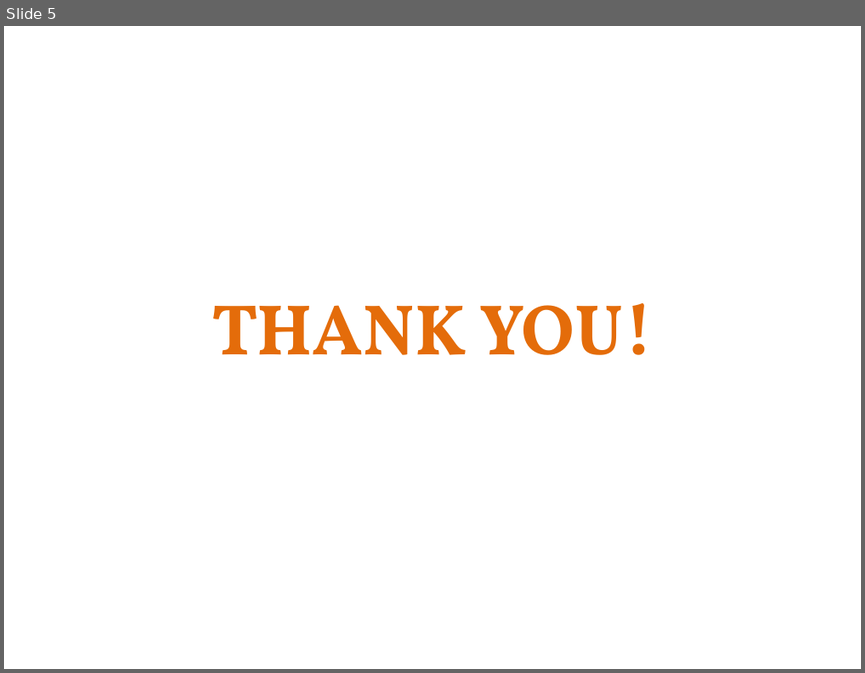
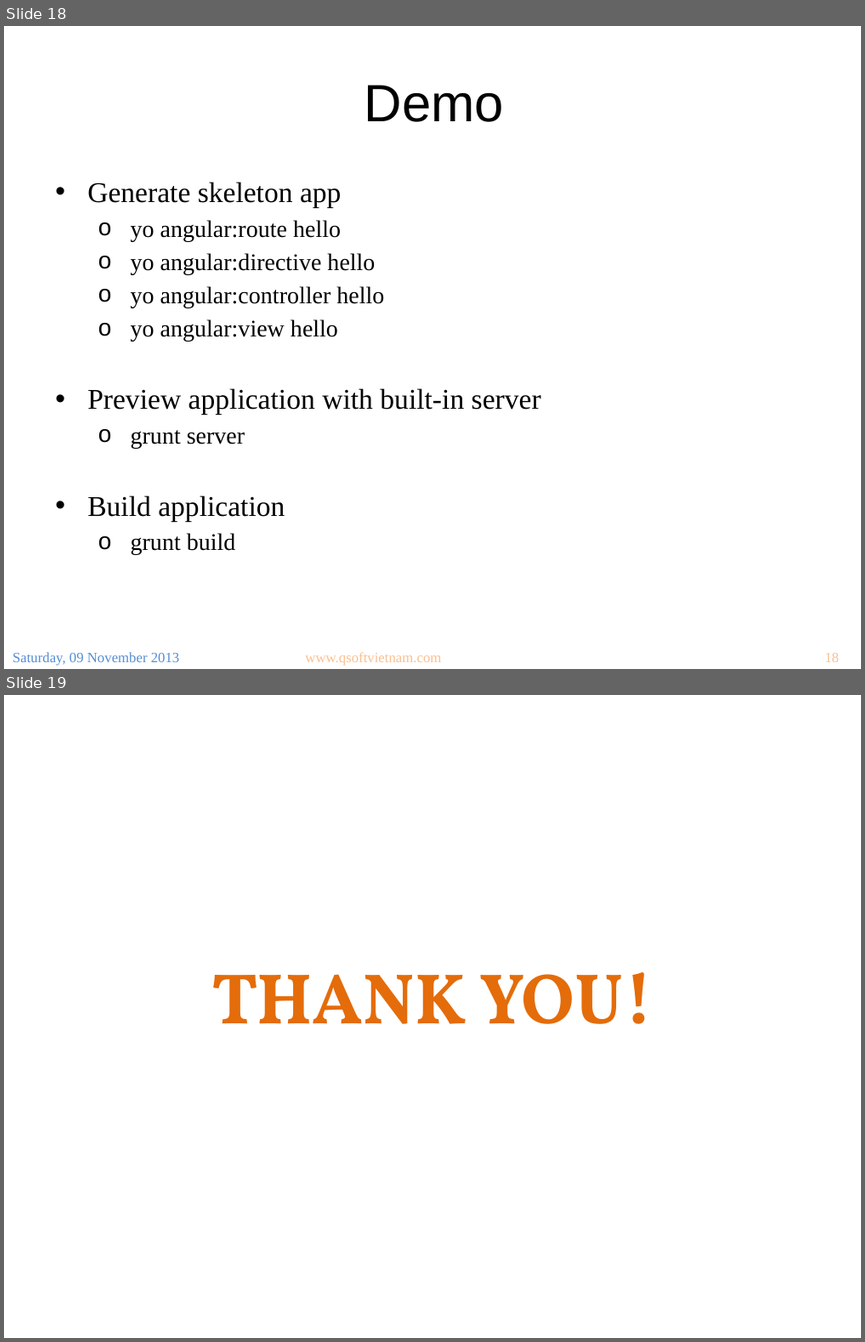
Before and after one commit to sonvq-qsoftvn/angularjs-training, a slide deck: QS_Training_AngularJS_Yeoman, Grunt, Gulp - SonVQ.pptx. Shown one above the other, each under a label of ours: slide 5 before the commit, slides 18 and 19 after it. The pictures are 865x673 and 865x1342 pixels, drawn with LibreOffice and Linux fonts; fonts in the diff are those of the drawing; background and template pictures are left out. Boxes give left, top, right and bottom in pixels: in the first picture for what was removed or moved away, otherwise in the second. Text is boxed around its words. In the diff, an @@ line names an element or a change of style, - is before the commit and + after.

```diff
--- a/QS_Training_AngularJS_Yeoman, Grunt, Gulp - SonVQ.pptx
+++ b/QS_Training_AngularJS_Yeoman, Grunt, Gulp - SonVQ.pptx
@@ slide 18 added at [4, 26, 861, 669], background picture (left out) @@
@@ text added at [364, 85, 504, 122], 44 pt, text #000000 @@
+  Demo
@@ text added at [87, 182, 541, 555], 20 pt, text #000000 @@
+• Generate skeleton app
+  o yo angular:route hello
+  o yo angular:directive hello
+  o yo angular:controller hello
+  o yo angular:view hello
+• Preview application with built-in server
+  o grunt server
+• Build application
+  o grunt build
@@ text added at [12, 652, 180, 665], 12 pt, text #558ED5 @@
+Saturday, 09 November 2013
@@ text added at [305, 652, 441, 665], 12 pt, text #FAC090 @@
+www.qsoftvietnam.com
@@ page number added at [824, 652, 839, 662], 12 pt, text #FAC090 @@
+18
@@ what was slide 5 is now slide 19 @@
```
Also in this commit, not shown: 2 slides changed, 14 other slides added, 1 slide removed, 4 other files.
